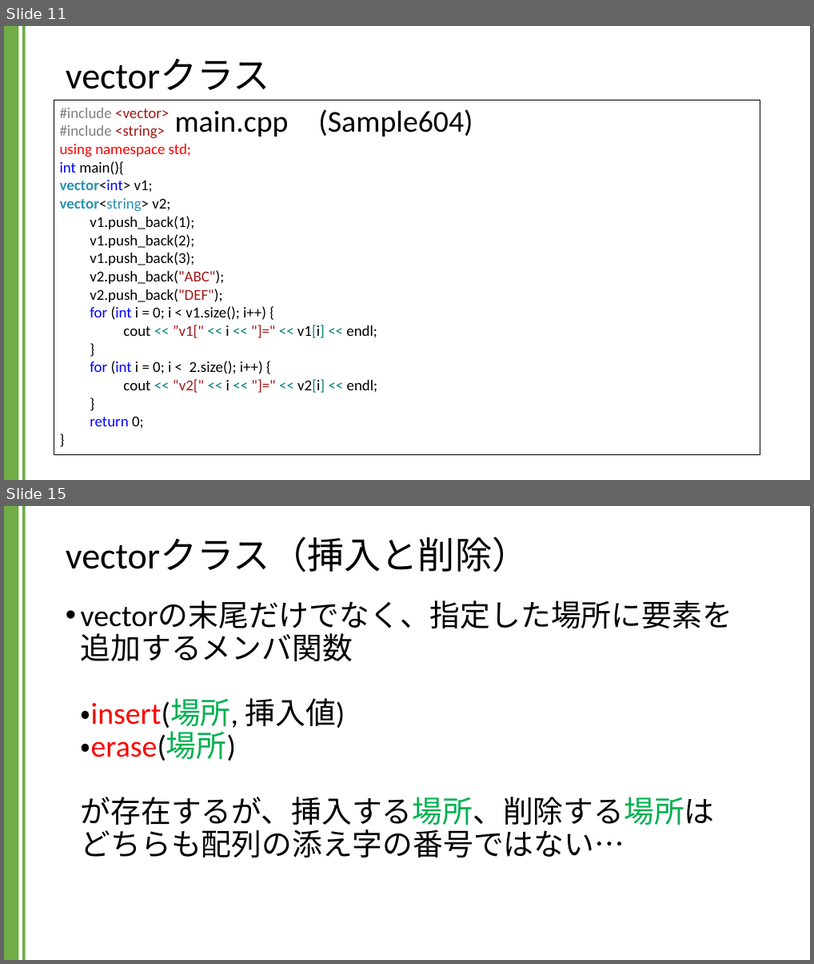
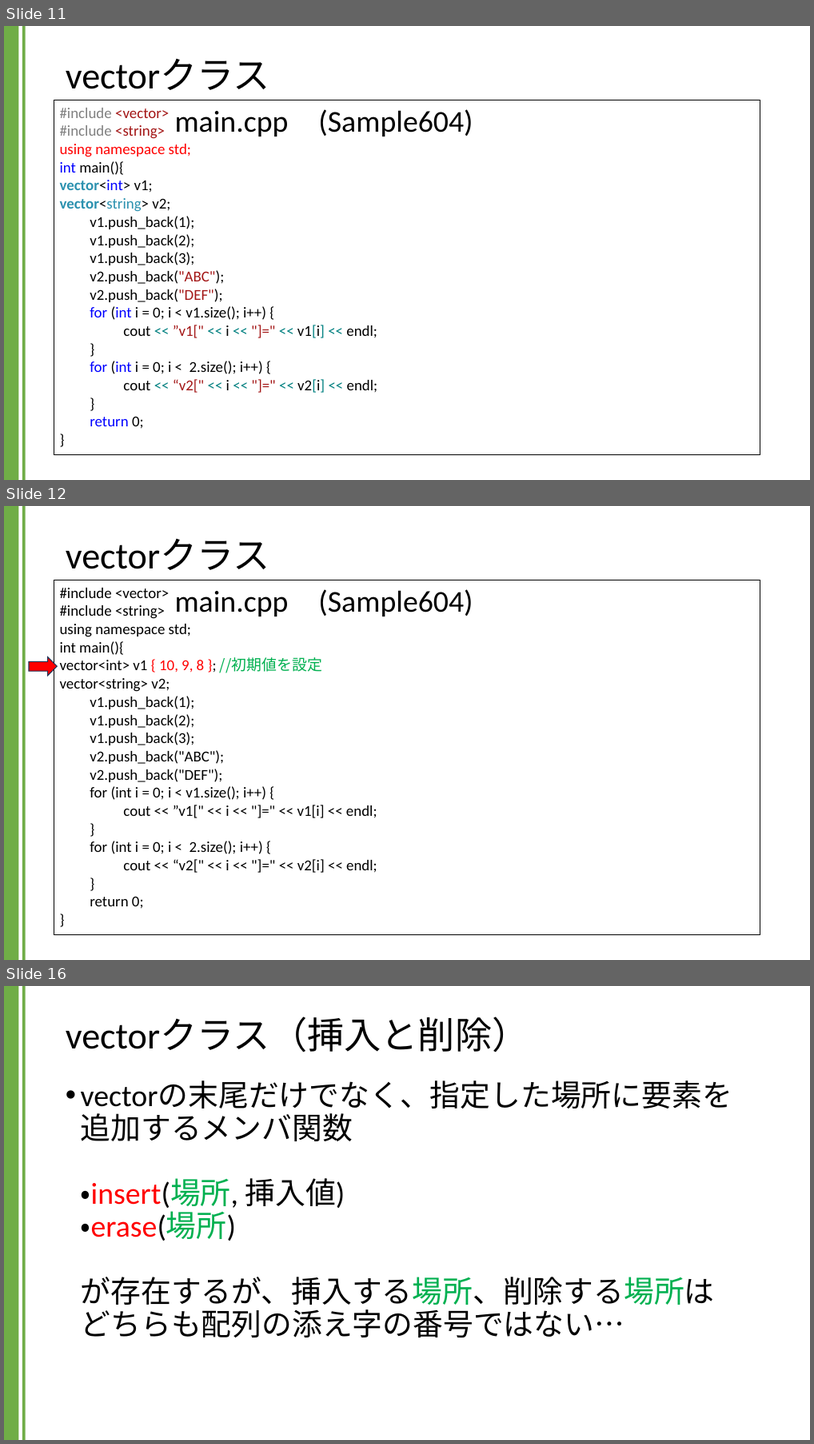
Before and after one commit to kic-murata/cpp2024, a slide deck: 授業資料/講義資料：Vectorクラス.pptx. Shown one above the other, each under a label of ours: slides 11 and 15 before the commit, slides 11, 12 and 16 after it; the slides between them are not shown. The pictures are 814x964 and 814x1444 pixels, drawn with LibreOffice and Linux fonts; fonts in the diff are those of the drawing. Boxes give left, top, right and bottom in pixels: in the first picture for what was removed or moved away, otherwise in the second. Text is boxed around its words. In the diff, an @@ line names an element or a change of style, - is before the commit and + after.

```diff
--- a/授業資料/講義資料：Vectorクラス.pptx
+++ b/授業資料/講義資料：Vectorクラス.pptx
@@ slide 12 added at box(4, 506, 810, 960), background #FFFFFF; not listed: 2 template elements that a slide beside it also shows @@
@@ title added at box(66, 539, 270, 570), 44 pt, text #000000 @@
+vectorクラス
@@ rectangle added at box(54, 580, 761, 935), outline #000000 0.75 pt, 18 pt, text #000000 @@
+#include <vector>
+#include <string>
+using namespace std;
+int main(){
+vector<int> v1 { 10, 9, 8 }; //初期値を設定
+vector<string> v2;
+v1.push_back(1);
+v1.push_back(2);
+v1.push_back(3);
+v2.push_back("ABC");
+v2.push_back("DEF");
+for (int i = 0; i < v1.size(); i++) {
+cout << ”v1[" << i << "]=" << v1[i] << endl;
+}
+for (int i = 0; i < 2.size(); i++) {
+cout << “v2[" << i << "]=" << v2[i] << endl;
+}
+return 0;
+}
@@ text added at box(175, 589, 473, 616), 36 pt, text #000000 @@
+main.cpp (Sample604)
@@ right arrow added at box(29, 656, 58, 676), fill #FF0000, outline #1E3256 1 pt @@
@@ what was slide 15 is now slide 16 @@
```
Also in this commit, not shown: 7 slides changed.
